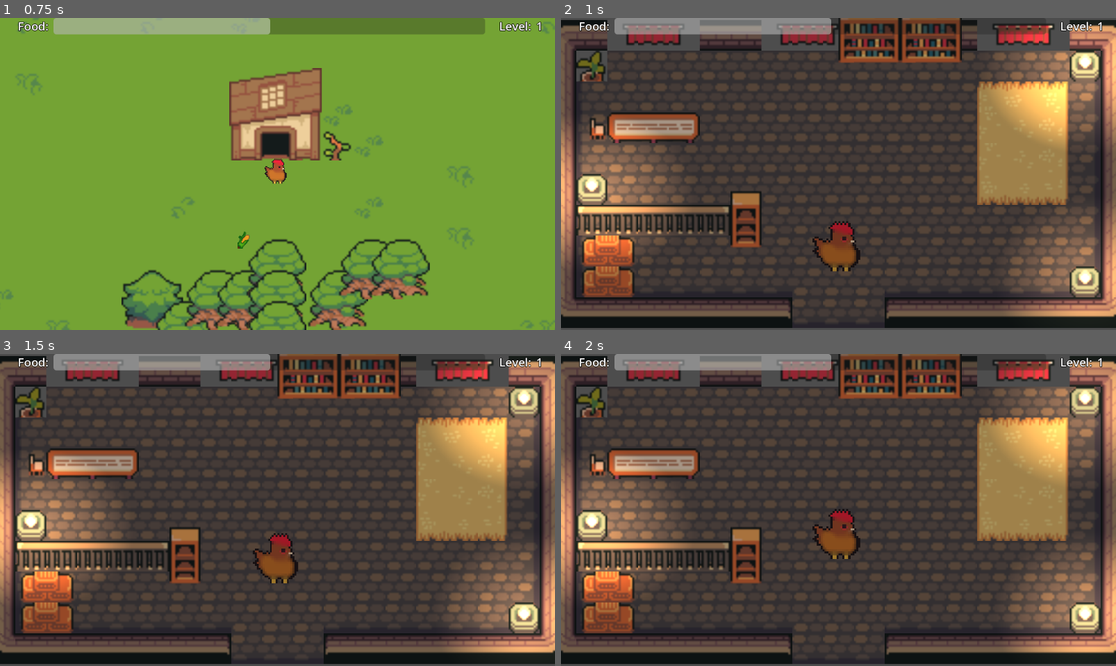
Above: before the commit, frames 1-4 (two rows, left to right).
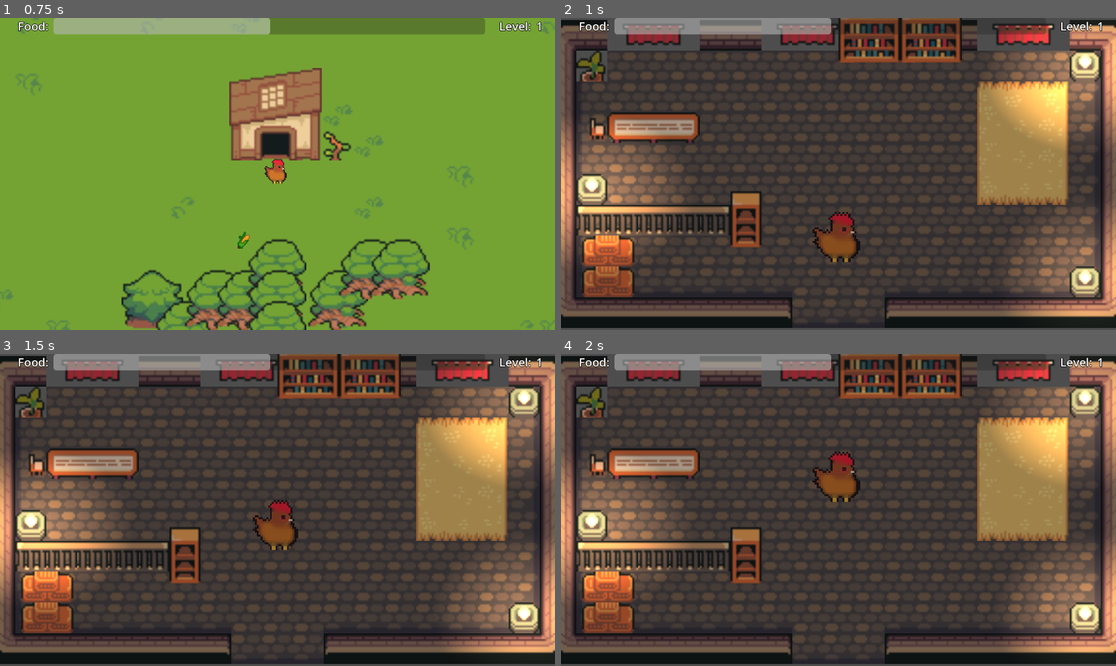
Above: after the commit, the same moments.

Repository: jackfruitgames/chickeeen
Game: Godot game, scene res://scenes/outdoors/outdoors.tscn
Same seed, same stepped clock (60 frames per second), same inputs: the game is played once before the commit and once after it.
Inputs:
- Up to frame 1 (0.75 s): tap Enter at 0.5 s; hold Up (move_up) from 0.53 s (still down)
- Up to frame 2 (1 s): keep holding Up (move_up)
- Up to frame 3 (1.5 s): keep holding Up (move_up)
- Up to frame 4 (2 s): keep holding Up (move_up)

Frame 1 is identical in both runs. In frame 2, 0.8% of the frame differs, in the area x 45-54%, y 62-82%; in frame 3, 1.5%; in frame 4, 1.8%, in the area x 45-54%, y 31-66%.

Commit message:
🐔⚡: make chicken move faster indoors

Diff:
--- a/scenes/chicken/chickenMovement.gd
+++ b/scenes/chicken/chickenMovement.gd
@@ -1,9 +1,13 @@
 extends CharacterBody2D
 
-const SPEED = 25.0
+var speed = 25.0
+
+func _ready():
+	if get_parent().name == "house":
+		speed = 50
 
 func _physics_process(delta):
-	var real_speed = SPEED * clamp(GameState.level, 1, 3)
+	var real_speed = speed * clamp(GameState.level, 1, 3)
 	var input_direction = Input.get_vector("move_left", "move_right", "move_up", "move_down")
 	velocity = input_direction * real_speed
 	if input_direction != Vector2(0, 0):
